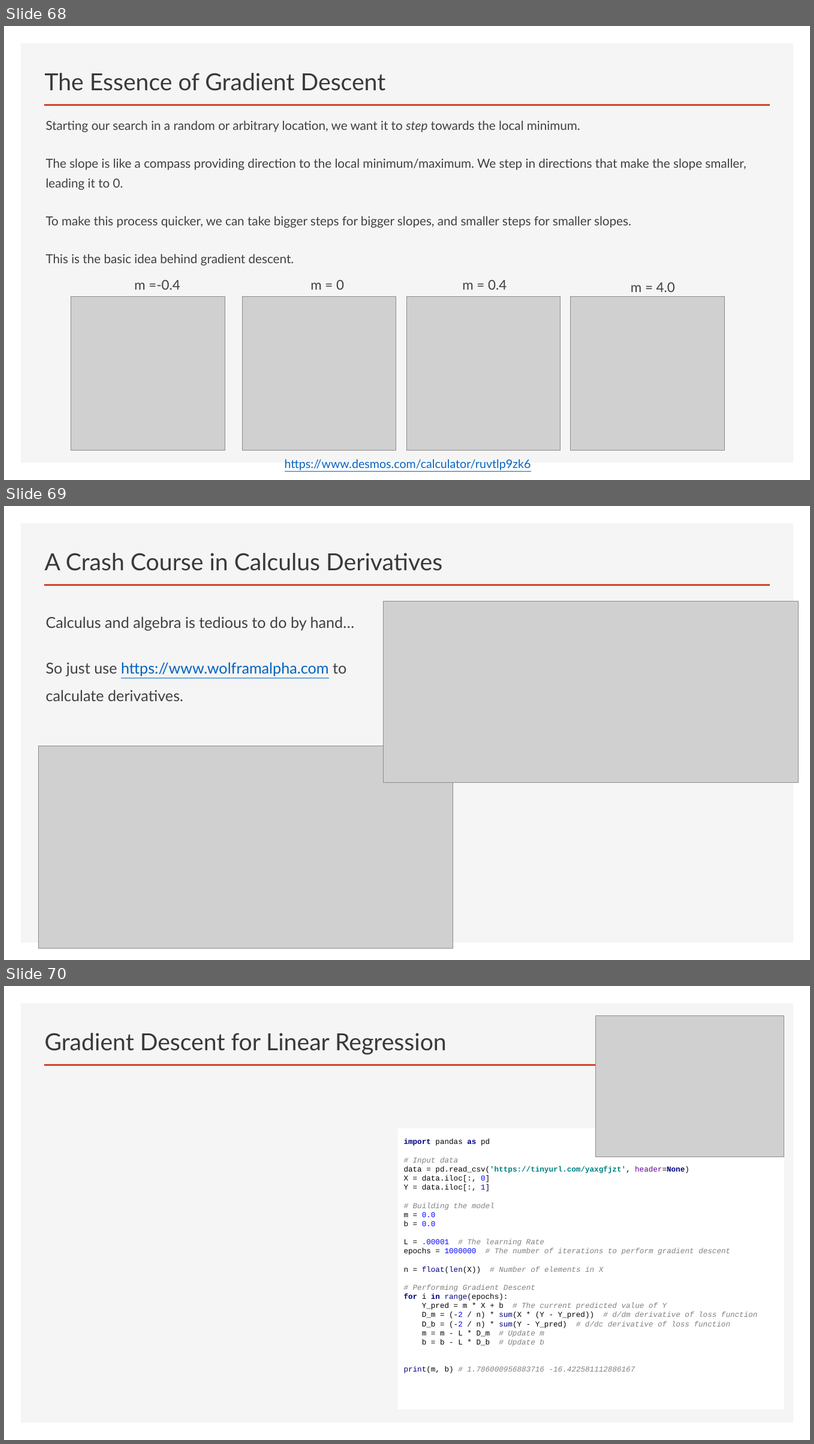
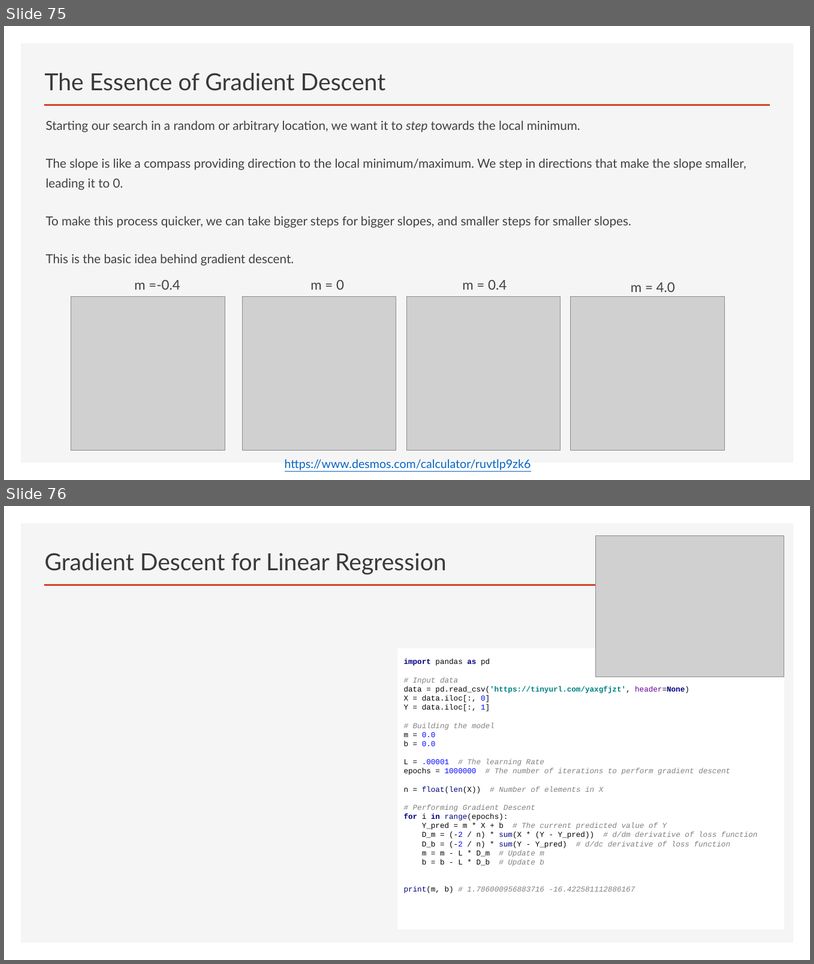
Before and after one commit to thomasnield/oreilly_math_fundamentals_data_science, a slide deck: linear_regression/math_fundamentals_linear_regression.pptx. Shown one above the other, each under a label of ours: slides 68, 69 and 70 before the commit, slides 75 and 76 after it. The pictures are 814x1444 and 814x964 pixels, drawn with LibreOffice and Linux fonts; fonts in the diff are those of the drawing; grey boxes stand for pictures. Boxes give left, top, right and bottom in pixels: in the first picture for what was removed or moved away, otherwise in the second. Text is boxed around its words. In the diff, an @@ line names an element or a change of style, - is before the commit and + after.

```diff
--- a/linear_regression/math_fundamentals_linear_regression.pptx
+++ b/linear_regression/math_fundamentals_linear_regression.pptx
@@ slide 69 removed at (4, 506, 810, 960), background #FFFFFF; not listed: 2 template elements that a slide beside it also shows @@
@@ title removed at (45, 553, 443, 571) @@
-A Crash Course in Calculus Derivatives
@@ picture removed at (384, 601, 799, 783) @@
@@ text removed at (46, 616, 355, 701) @@
-Calculus and algebra is tedious to do by hand…
-So just use https://www.wolframalpha.com to calculate derivatives.
@@ picture removed at (38, 746, 453, 948) @@
@@ what was slide 68 is now slide 75 @@
@@ what was slide 70 is now slide 76 @@
```
Also in this commit, not shown: 8 slides changed, 8 slides added, 1 other slide removed, 1 other file.
